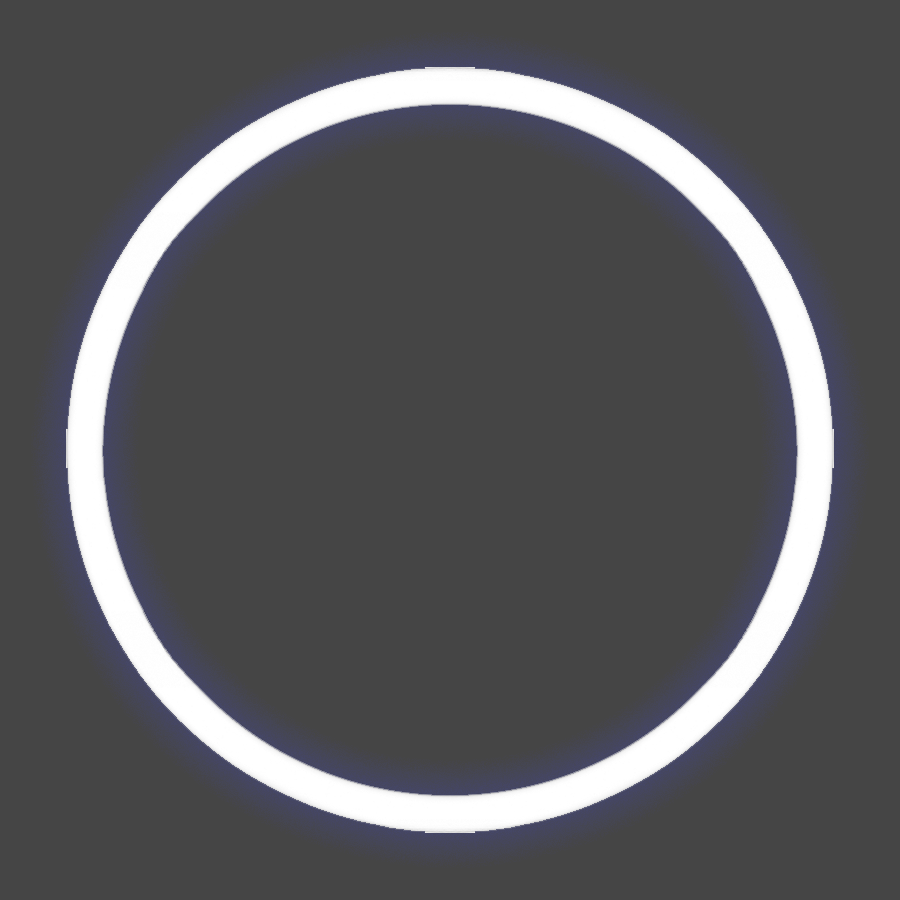
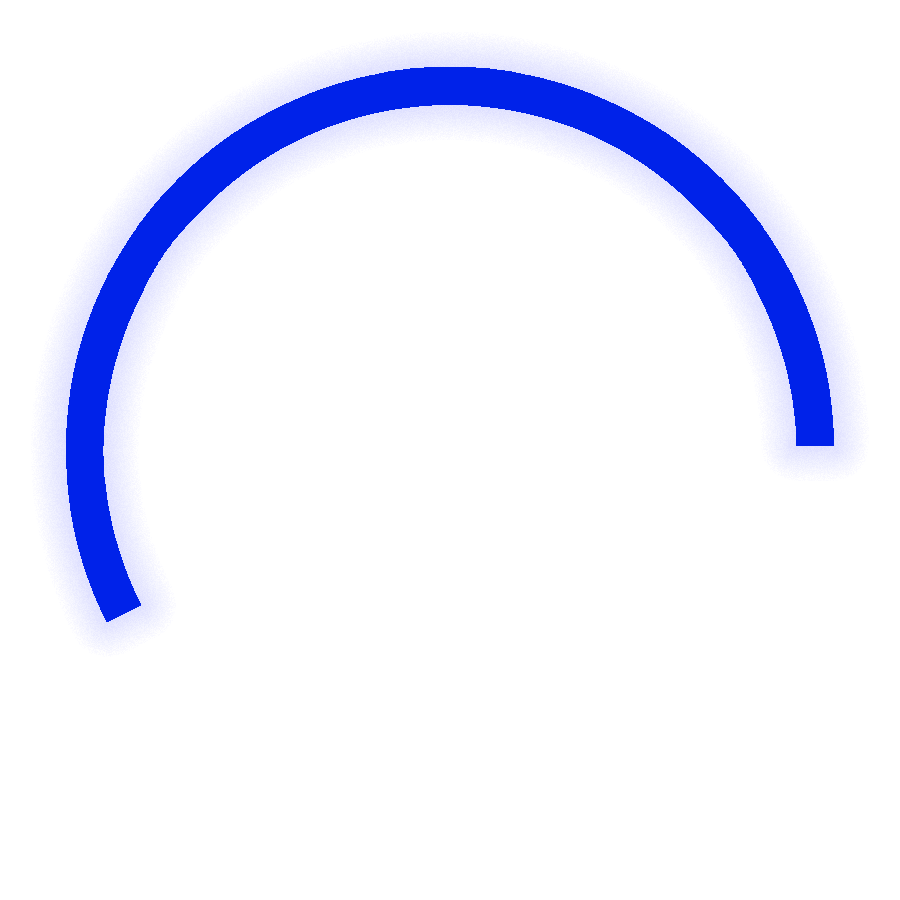
Before/after of a 900 × 900 layered artwork. What changed in the layer stack:
painted on "Layer 1" over [66, 67, 834, 833]
hid "Layer 2" over [0, 0, 900, 900]
